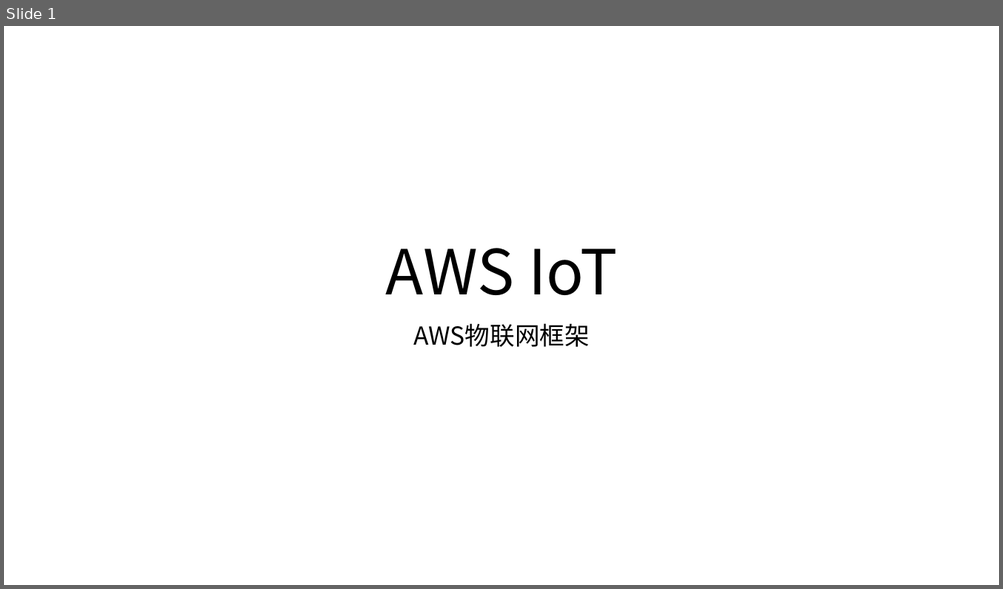
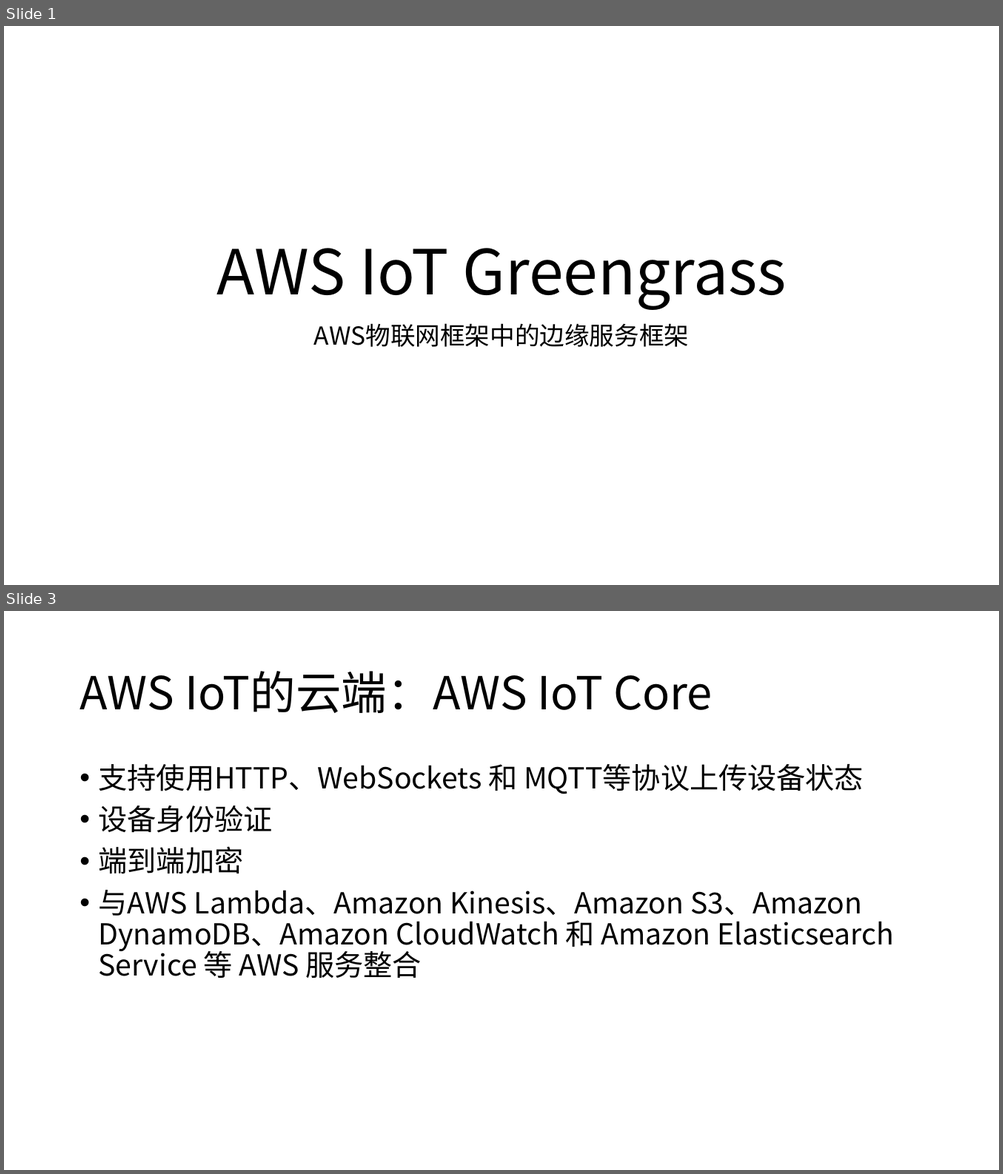
Before and after one commit to yindaheng98/Notebook, a slide deck: 学习笔记/边缘计算/AWSIoT.pptx. Shown one above the other, each under a label of ours: slide 1 before the commit, slides 1 and 3 after it; the slides between them are not shown. The pictures are 1003x589 and 1003x1174 pixels, drawn with LibreOffice and Linux fonts; fonts in the diff are those of the drawing. Boxes give left, top, right and bottom in pixels: in the first picture for what was removed or moved away, otherwise in the second. Text is boxed around its words. In the diff, an @@ line names an element or a change of style, - is before the commit and + after.

```diff
--- a/学习笔记/边缘计算/AWSIoT.pptx
+++ b/学习笔记/边缘计算/AWSIoT.pptx
@@ slide 3 added at box(4, 611, 999, 1170), background #FFFFFF @@
@@ title added at box(79, 671, 712, 713), 44 pt, text #000000 @@
+AWS IoT的云端：AWS IoT Core
@@ text added at box(99, 764, 893, 978), 28 pt, text #000000 @@
+• 支持使用HTTP、WebSockets 和 MQTT等协议上传设备状态
+• 设备身份验证
+• 端到端加密
+• 与AWS Lambda、Amazon Kinesis、Amazon S3、Amazon DynamoDB、Amazon CloudWatch 和 Amazon Elasticsearch Service 等 AWS 服务整合
@@ slide 1 changed as well @@
@@ title at box(216, 248, 786, 310): text changed @@
-AWS IoT
+AWS IoT Greengrass
@@ subtitle at box(314, 323, 689, 347): text changed @@
-AWS物联网框架
+AWS物联网框架中的边缘服务框架
```
Also in this commit, not shown: 6 other slides added, 2 slides removed.
